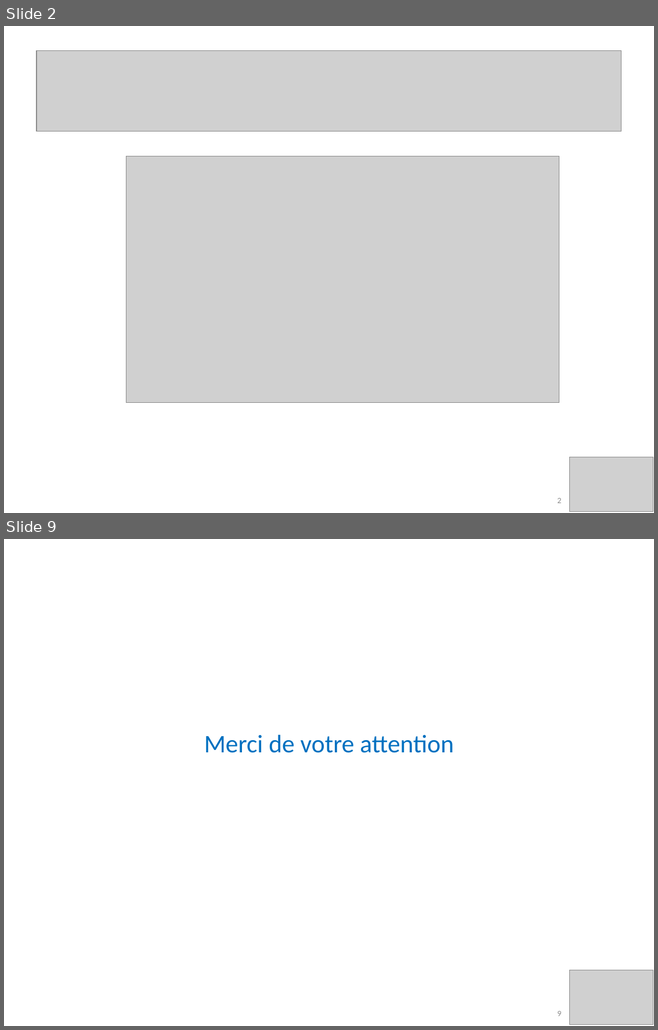
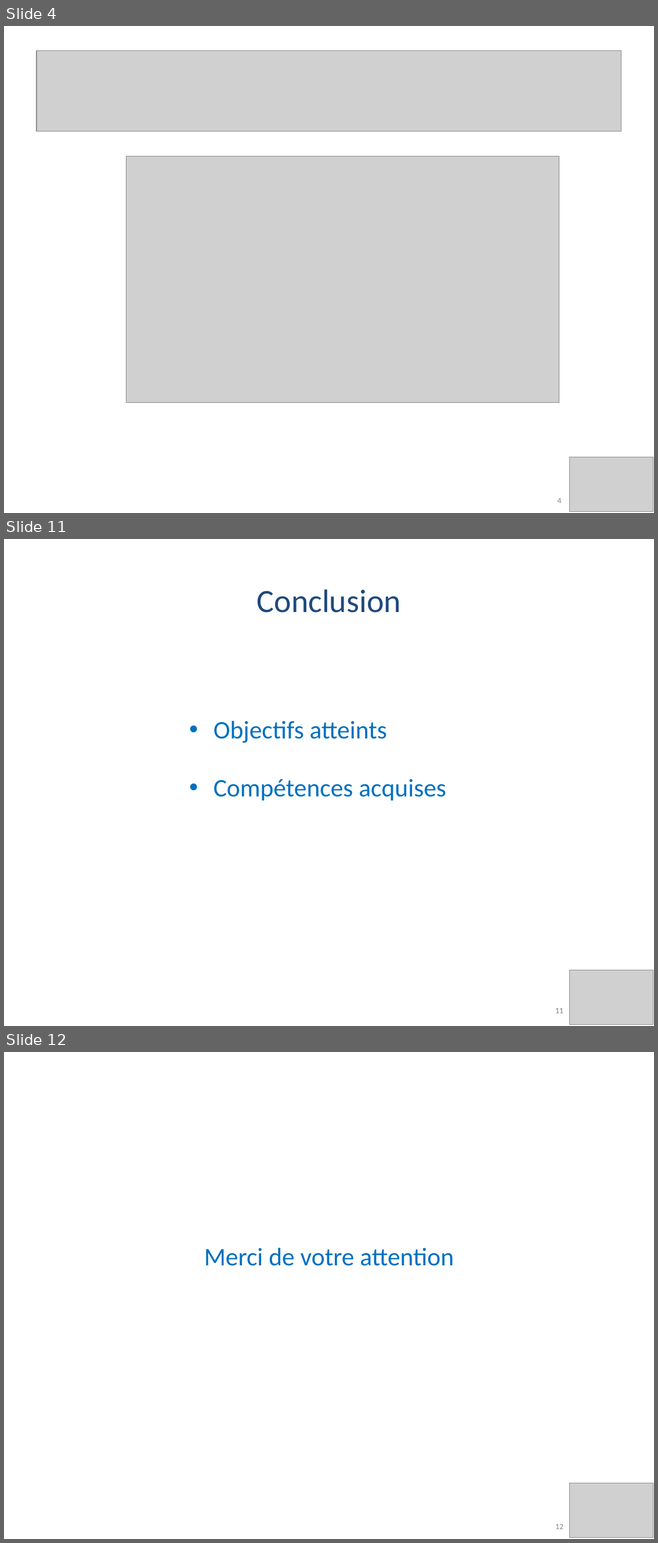
Before and after one commit to PierreSQS/Mubiz, a slide deck: Documents/Soutenance_Final_Pierre_et_Odile-20170314.pptx. Shown one above the other, each under a label of ours: slides 2 and 9 before the commit, slides 4, 11 and 12 after it; the slides between them are not shown. The pictures are 658x1030 and 658x1543 pixels, drawn with LibreOffice and Linux fonts; fonts in the diff are those of the drawing; grey boxes stand for pictures; background and template pictures are left out. Boxes give left, top, right and bottom in pixels: in the first picture for what was removed or moved away, otherwise in the second. Text is boxed around its words. In the diff, an @@ line names an element or a change of style, - is before the commit and + after.

```diff
--- a/Documents/Soutenance_Final_Pierre_et_Odile-20170314.pptx
+++ b/Documents/Soutenance_Final_Pierre_et_Odile-20170314.pptx
@@ slide 11 added at [4,539,654,1026], background #FFFFFF @@
@@ text added at [257,589,401,613], 36 pt, text #1F497D @@
+Conclusion
@@ text added at [213,721,446,801], 28 pt, text #0070C0 @@
+• Objectifs atteints
+• Compétences acquises
@@ picture added at [569,971,652,1025] @@
@@ page number added at [555,1008,563,1013], 9 pt, text #7F7F7F @@
+11
@@ what was slide 2 is now slide 4 @@
@@ page number at [557,498,561,503]: text changed @@
-2
+4
@@ what was slide 9 is now slide 12 @@
@@ page number at [555,1524,563,1529]: text changed @@
-9
+12
```
Also in this commit, not shown: 3 slides changed, 6 other slides added, 4 slides removed.
